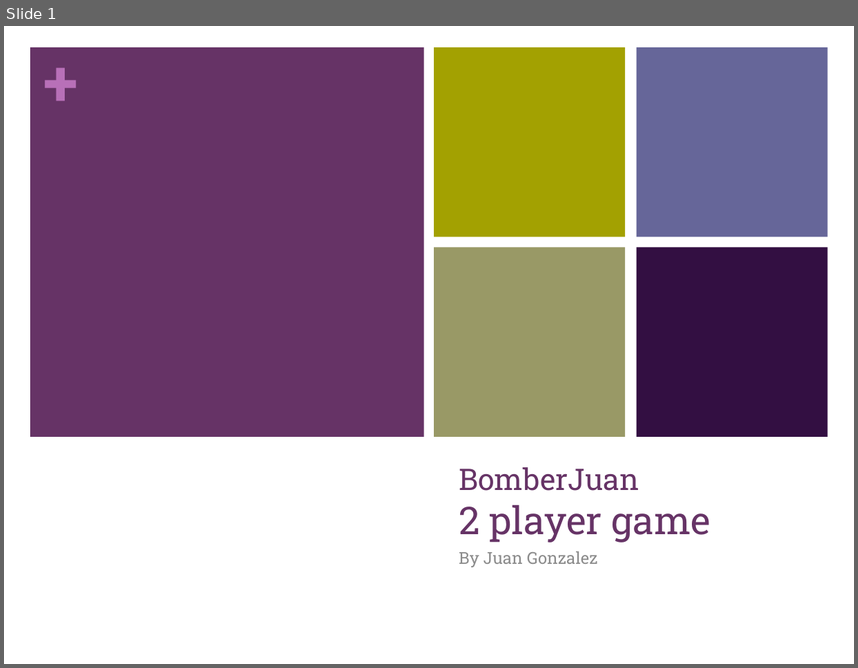
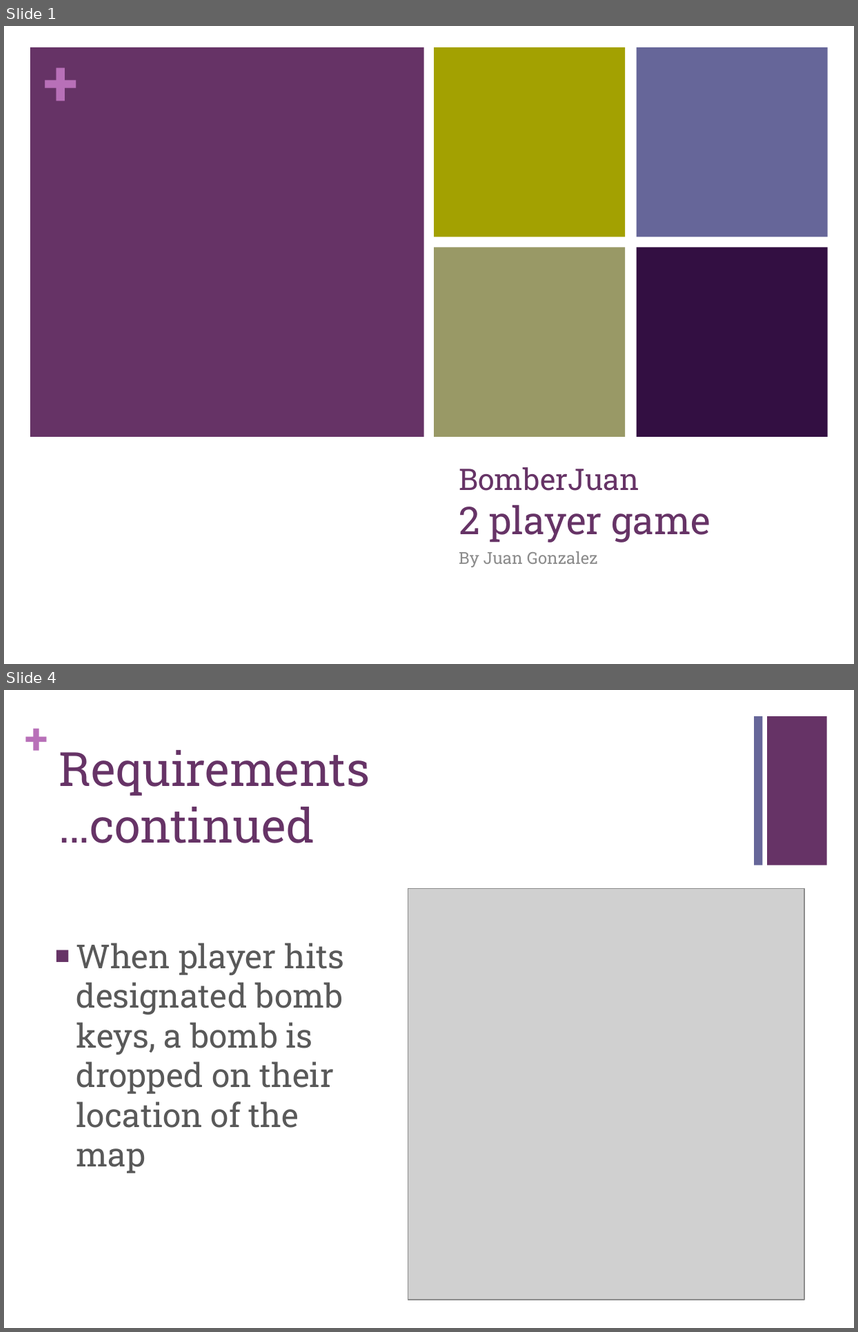
Before and after one commit to juangonzalez/Juan, a slide deck: BomberJuan.pptx. Shown one above the other, each under a label of ours: slide 1 before the commit, slides 1 and 4 after it; the slides between them are not shown. The pictures are 858x668 and 858x1332 pixels, drawn with LibreOffice and Linux fonts; fonts in the diff are those of the drawing; grey boxes stand for pictures. Boxes give left, top, right and bottom in pixels: in the first picture for what was removed or moved away, otherwise in the second. Text is boxed around its words. In the diff, an @@ line names an element or a change of style, - is before the commit and + after.

```diff
--- a/BomberJuan.pptx
+++ b/BomberJuan.pptx
@@ slide 4 added at bbox=[4, 690, 854, 1328], background #FFFFFF @@
@@ text added at bbox=[25, 711, 49, 763], 36 pt, text #B870B8, bold @@
++
@@ rectangle added at bbox=[754, 716, 762, 865], fill #666699 @@
@@ rectangle added at bbox=[767, 716, 827, 865], fill #663366 @@
@@ title added at bbox=[59, 750, 370, 843], 40 pt, text #663366 @@
+Requirements
+…continued
@@ picture added at bbox=[408, 888, 805, 1299] @@
@@ text added at bbox=[76, 943, 344, 1173], 28 pt, text #595959 @@
+■ When player hits designated bomb keys, a bomb is dropped on their location of the map
```
Also in this commit, not shown: 6 slides changed, 2 other slides added, 3 other files.
